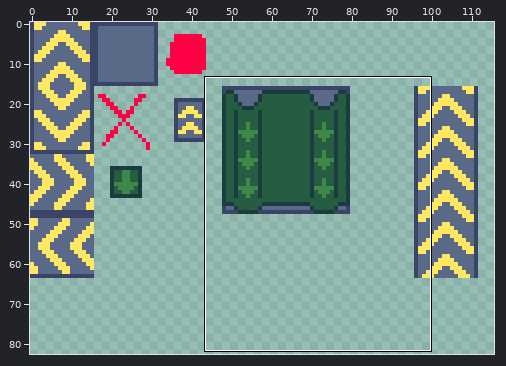
Sprite sheet, stored at gfx/tileset.png. The picture above shows the old version from afar; the outline marks the close-up.
Close-up. The starting point:
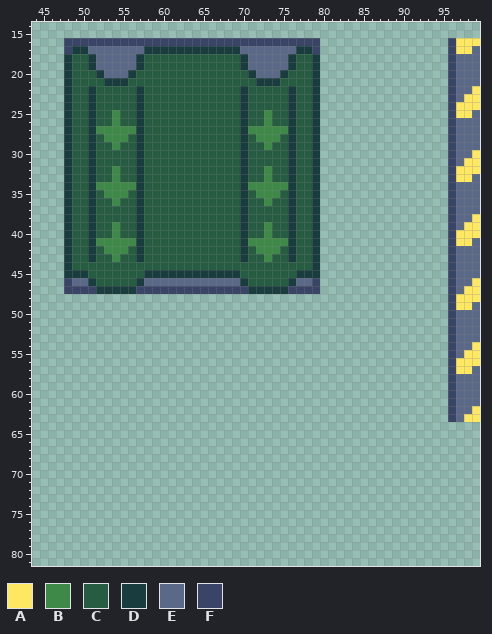
The file is 256x256 pixels. Shown: x 44..99, y 14..81. The wide view leaves out empty margins.
Palette (. is transparent): A #fee761  B #3e8948  C #265c42  D #193c3e  E #5a6988  F #3a4466
Pixels before (only the part around the change), first column x 44:
14 ........................................................
15 ........................................................
16 ....FFFFFFFFFFFFFFFFFFFFFFFFFFFFFFFF................FAAA
17 ....FDDEEEEEEEDDDDDDDDDDDDEEEEEEEDDF................FAAE
18 ....DCCDEEEEEDCCCCCCCCCCCCDEEEEEDCCD................FEEE
19 ....DCCDEEEEEDCCCCCCCCCCCCDEEEEEDCCD................FEEE
20 ....DCCCDEEEDCCCCCCCCCCCCCCDEEEDCCCD................FEEE
21 ....DCCCCDDDCCCCCCCCCCCCCCCCDDDCCCCD................FEEE
22 ....DCCDCCCCCDCCCCCCCCCCCCDCCCCCDCCD................FEEA
23 ....DCCDCCCCCDCCCCCCCCCCCCDCCCCCDCCD................FEAA
24 ....DCCDCCCCCDCCCCCCCCCCCCDCCCCCDCCD................FAAA
25 ....DCCDCCBCCDCCCCCCCCCCCCDCCBCCDCCD................FAAE
26 ....DCCDCCBCCDCCCCCCCCCCCCDCCBCCDCCD................FEEE
27 ....DCCDBBBBBDCCCCCCCCCCCCDBBBBBDCCD................FEEE
28 ....DCCDCBBBCDCCCCCCCCCCCCDCBBBCDCCD................FEEE
29 ....DCCDCCBCCDCCCCCCCCCCCCDCCBCCDCCD................FEEE
30 ....DCCDCCCCCDCCCCCCCCCCCCDCCCCCDCCD................FEEA
31 ....DCCDCCCCCDCCCCCCCCCCCCDCCCCCDCCD................FEAA
32 ....DCCDCCBCCDCCCCCCCCCCCCDCCBCCDCCD................FAAA
33 ....DCCDCCBCCDCCCCCCCCCCCCDCCBCCDCCD................FAAE
34 ....DCCDBBBBBDCCCCCCCCCCCCDBBBBBDCCD................FEEE
35 ....DCCDCBBBCDCCCCCCCCCCCCDCBBBCDCCD................FEEE
36 ....DCCDCCBCCDCCCCCCCCCCCCDCCBCCDCCD................FEEE
37 ....DCCDCCCCCDCCCCCCCCCCCCDCCCCCDCCD................FEEE
38 ....DCCDCCCCCDCCCCCCCCCCCCDCCCCCDCCD................FEEA
39 ....DCCDCCBCCDCCCCCCCCCCCCDCCBCCDCCD................FEAA
40 ....DCCDCCBCCDCCCCCCCCCCCCDCCBCCDCCD................FAAA
41 ....DCCDBBBBBDCCCCCCCCCCCCDBBBBBDCCD................FAAE
42 ....DCCDCBBBCDCCCCCCCCCCCCDCBBBCDCCD................FEEE
43 ....DCCDCCBCCDCCCCCCCCCCCCDCCBCCDCCD................FEEE
44 ....DCCCCCCCCCCCCCCCCCCCCCCCCCCCCCCD................FEEE
45 ....DDDCCCCCCCDDDDDDDDDDDDCCCCCCCDDD................FEEE
46 ....FEEDCCCCCDEEEEEEEEEEEEDCCCCCDEEF................FEEA
47 ....FFFFDDDDDFFFFFFFFFFFFFFDDDDDFFFF................FEAA
48 ....................................................FAAA
49 ....................................................FAAE
50 ....................................................FEEE
51 ....................................................FEEE
52 ....................................................FEEE
53 ....................................................FEEE
54 ....................................................FEEA
55 ....................................................FEAA
56 ....................................................FAAA
57 ....................................................FAAE
58 ....................................................FEEE
59 ....................................................FEEE
60 ....................................................FEEE
61 ....................................................FEEE
62 ....................................................FEEA
63 ....................................................FEAA
64 ........................................................
65 ........................................................
66 ........................................................
67 ........................................................
68 ........................................................
69 ........................................................
70 ........................................................
71 ........................................................
72 ........................................................
73 ........................................................
74 ........................................................
75 ........................................................
76 ........................................................
77 ........................................................
78 ........................................................
79 ........................................................
80 ........................................................
81 ........................................................
Now the later version:
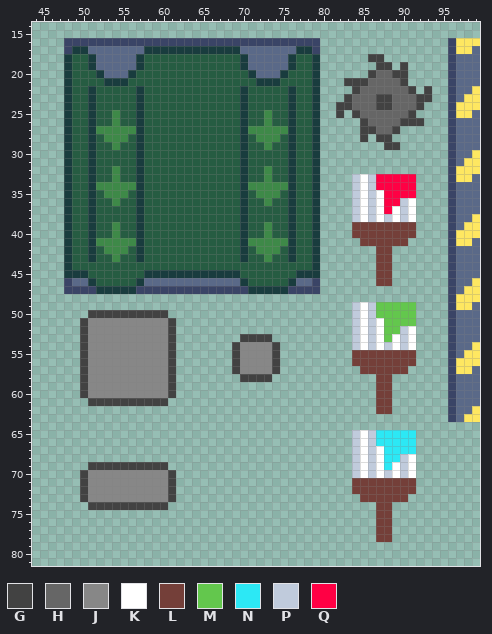
Colours new in this view: G #424242  H #666666  J #878787  K #ffffff  L #743f39  M #63c74d  N #2ce8f5  P #c0cbdc  Q #ff0044
From old to new:
Changed rows in their new state; - is an unchanged pixel.
first column x 82:
18 ----GG------
19 -----GG-G---
20 ----GHHGG---
21 -GGGHHHHG---
22 --GHHHHHHG-G
23 -GHHHGGHHHGG
24 GGHHHGGHHHG-
25 G-GHHHHHHG--
26 ---GHHHHGGG-
27 ---GGHHG----
28 ---G-GG-----
29 ------GG----
first column x 50:
33 ----------------------------------PKPQQQQQ
34 ----------------------------------PKPQQQQQ
35 ----------------------------------PKPKQQQQ
36 ----------------------------------PKPKQQPK
37 ----------------------------------PKPKQKPK
38 ----------------------------------PKPKPKPK
39 ----------------------------------LLLLLLLL
40 ----------------------------------LLLLLLLL
41 -----------------------------------LLLLLL-
42 -------------------------------------LL---
43 -------------------------------------LL---
44 -------------------------------------LL---
45 -------------------------------------LL---
46 -------------------------------------LL---
49 ----------------------------------PKPMMMMM
50 -GGGGGGGGGG-----------------------PKPMMMMM
51 GJJJJJJJJJJG----------------------PKPKMMMM
52 GJJJJJJJJJJG----------------------PKPKMMPK
53 GJJJJJJJJJJG--------GGGG----------PKPKMKPK
54 GJJJJJJJJJJG-------GJJJJG---------PKPKPKPK
55 GJJJJJJJJJJG-------GJJJJG---------LLLLLLLL
56 GJJJJJJJJJJG-------GJJJJG---------LLLLLLLL
57 GJJJJJJJJJJG-------GJJJJG----------LLLLLL-
58 GJJJJJJJJJJG--------GGGG-------------LL---
59 GJJJJJJJJJJG-------------------------LL---
60 GJJJJJJJJJJG-------------------------LL---
61 -GGGGGGGGGG--------------------------LL---
62 -------------------------------------LL---
65 ----------------------------------PKPNNNNN
66 ----------------------------------PKPNNNNN
67 ----------------------------------PKPKNNNN
68 ----------------------------------PKPKNNPK
69 -GGGGGGGGGG-----------------------PKPKNKPK
70 GJJJJJJJJJJG----------------------PKPKPKPK
71 GJJJJJJJJJJG----------------------LLLLLLLL
72 GJJJJJJJJJJG----------------------LLLLLLLL
73 GJJJJJJJJJJG-----------------------LLLLLL-
74 -GGGGGGGGGG--------------------------LL---
75 -------------------------------------LL---
76 -------------------------------------LL---
77 -------------------------------------LL---
78 -------------------------------------LL---
Pixel boxes of the changes (left, top, right, bottom) in both close-ups:
added: (336, 54, 432, 542)
added: (80, 310, 176, 406)
added: (232, 334, 280, 382)
added: (80, 462, 176, 510)
